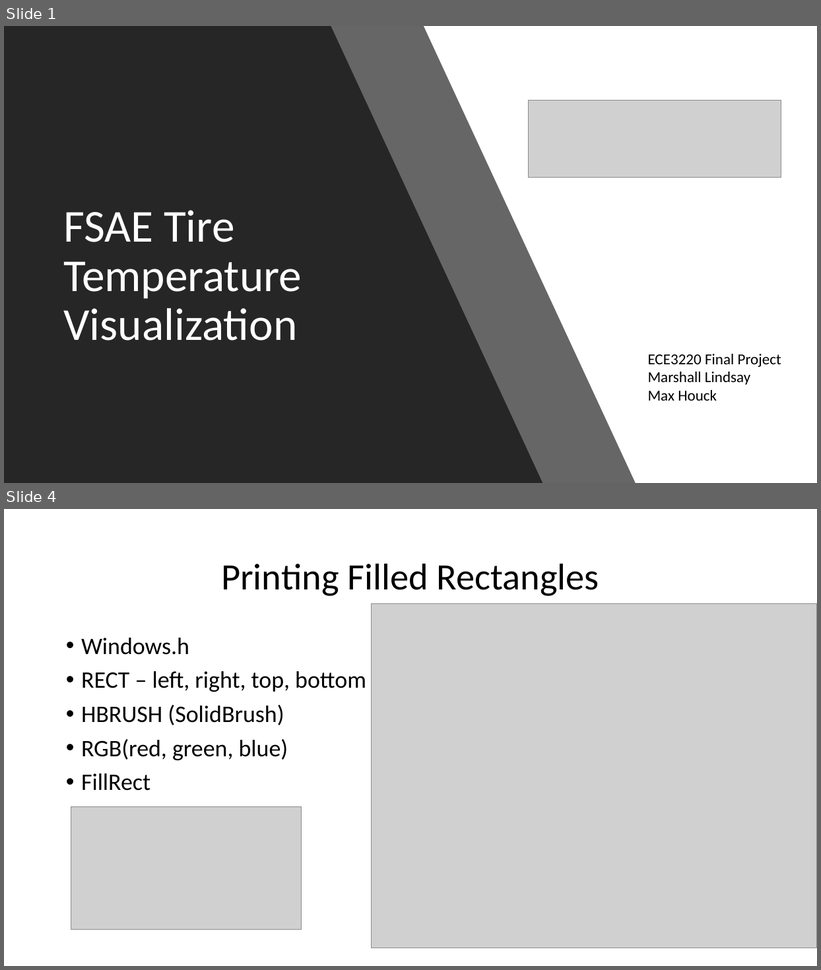
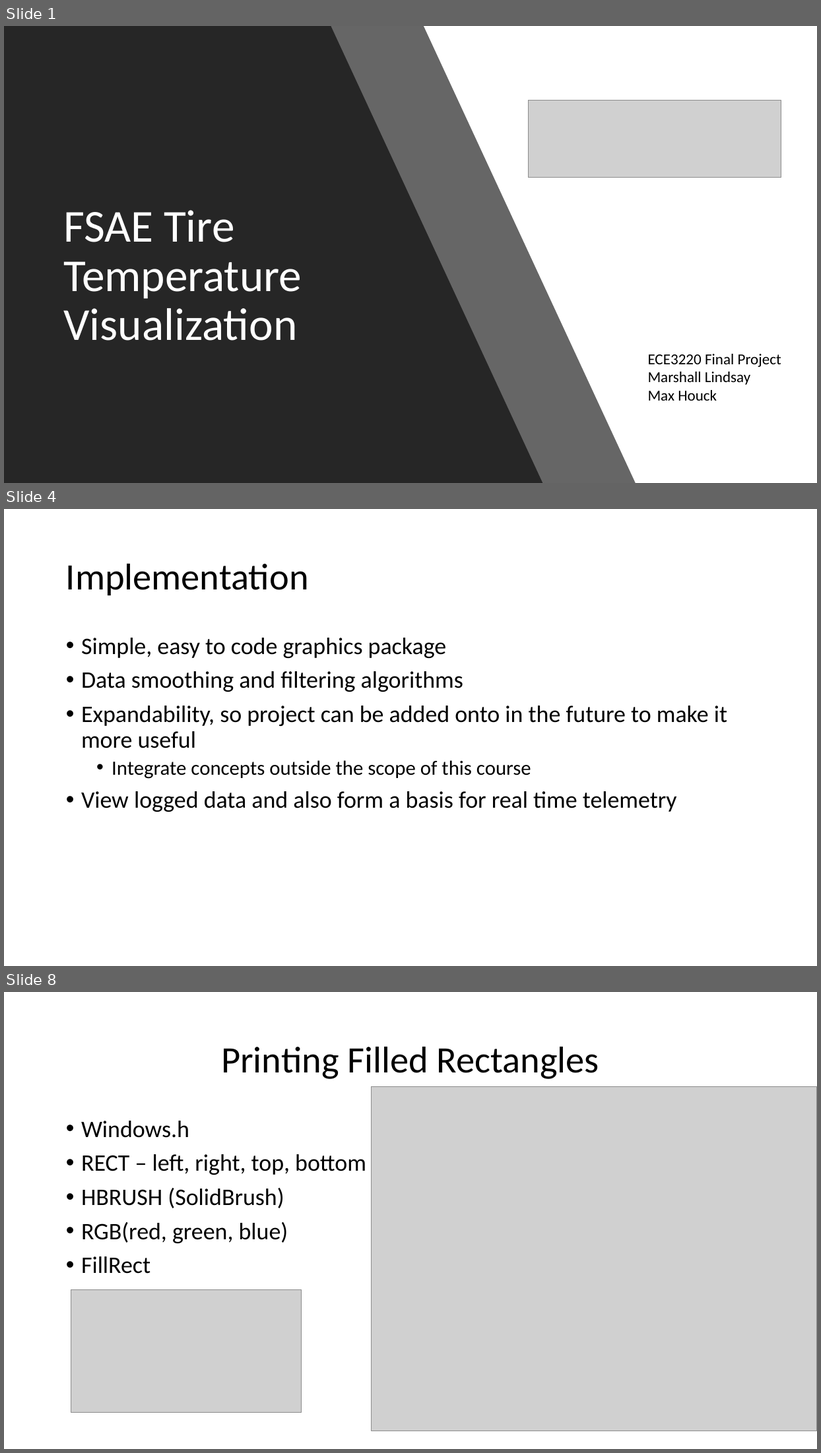
Before and after one commit to maxhouck/ECE3220FinalProject, a slide deck: Final.pptx. Shown one above the other, each under a label of ours: slides 1 and 4 before the commit, slides 1, 4 and 8 after it; the slides between them are not shown. The pictures are 821x970 and 821x1453 pixels, drawn with LibreOffice and Linux fonts; fonts in the diff are those of the drawing; grey boxes stand for pictures. Boxes give left, top, right and bottom in pixels: in the first picture for what was removed or moved away, otherwise in the second. Text is boxed around its words. In the diff, an @@ line names an element or a change of style, - is before the commit and + after.

```diff
--- a/Final.pptx
+++ b/Final.pptx
@@ slide 4 added at box(4, 509, 817, 966), background #FFFFFF @@
@@ title added at box(66, 563, 309, 595), 44 pt, text #000000 @@
+Implementation
@@ text added at box(81, 638, 727, 812), 28 pt, text #000000 @@
+• Simple, easy to code graphics package
+• Data smoothing and filtering algorithms
+• Expandability, so project can be added onto in the future to make it more useful
+  • Integrate concepts outside the scope of this course
+• View logged data and also form a basis for real time telemetry
@@ what was slide 4 is now slide 8 @@
```
Also in this commit, not shown: 5 other slides added, 2 slides removed, 1 other file.
